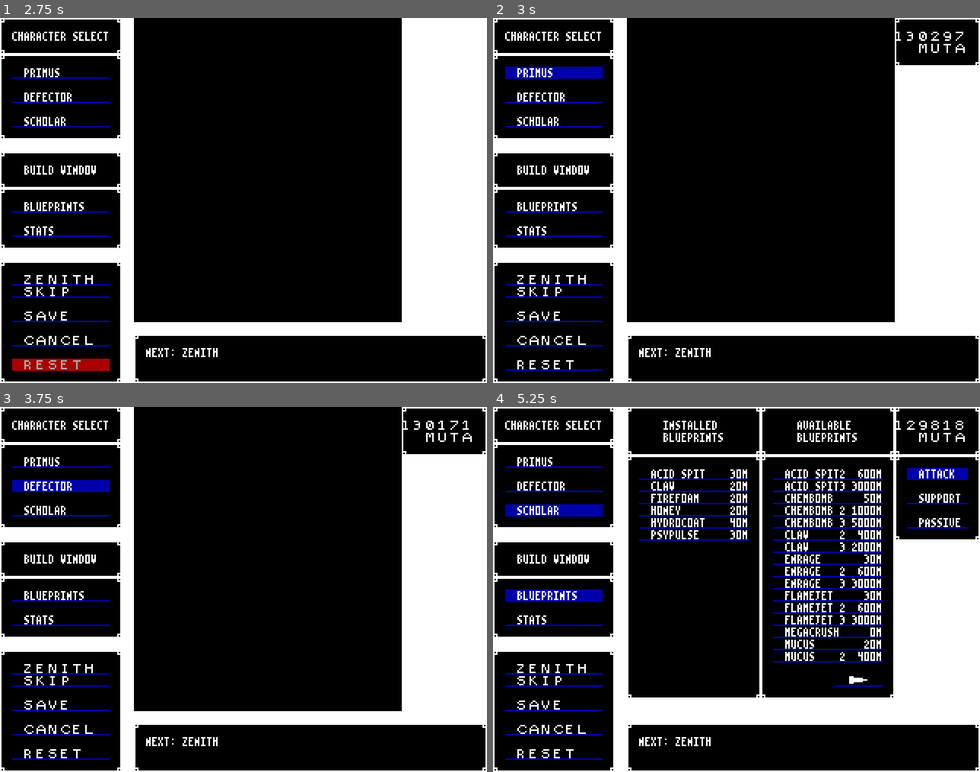
Above: before the commit, frames 1-4 (two rows, left to right).
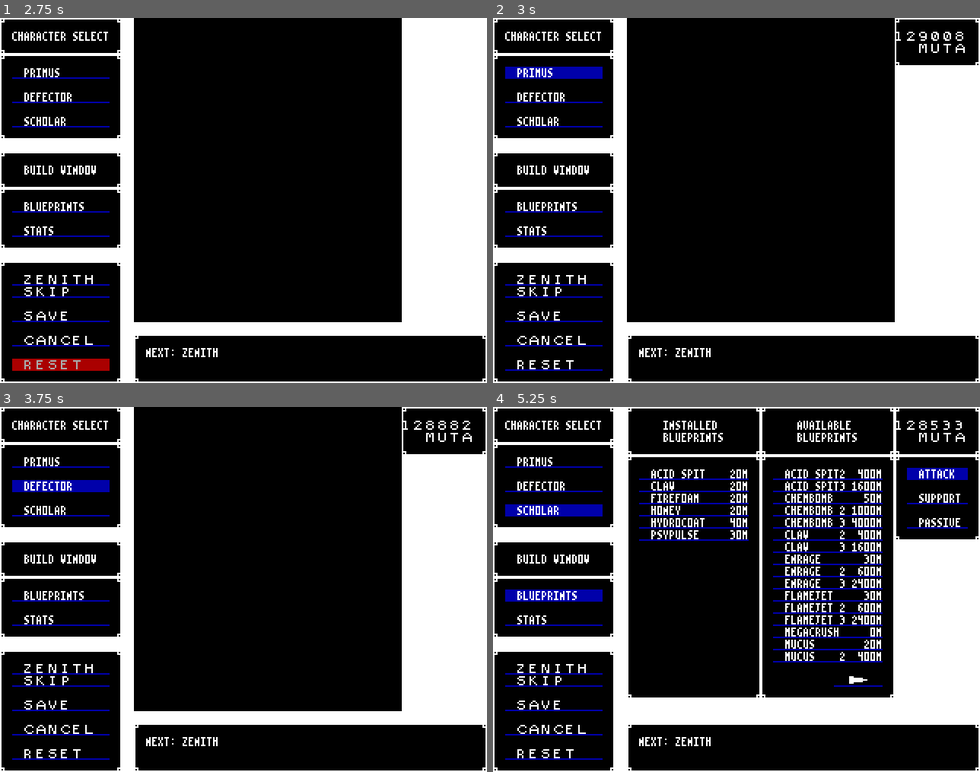
Above: after the commit, the same moments.

Repository: BeamBrain1/Morphose
Game: Godot game, scene res://Scenes/Global/root.tscn
Two runs of this game, one before a commit and one after it. Both use one fixed random seed, a clock stepped at 60 frames per second and the inputs below.
Inputs:
- Up to frame 1 (2.75 s): click "ZENITH" at 0.5 s; click "SKIP" at 1.25 s; click "SKIP" at 2 s
- Up to frame 2 (3 s): click "PRIMUS" at 2.75 s
- Up to frame 3 (3.75 s): click "DEFECTOR" at 3.5 s
- Up to frame 4 (5.25 s): click "SCHOLAR" at 4.25 s; click "BLUEPRINTS" at 5 s

Frame 1 is identical in both runs. In frame 2, less than 0.1% of the frame differs, in the area x 85-97%, y 3-7%; in frame 3, less than 0.1%; in frame 4, 0.2%, in the area x 48-97%, y 3-60%.
Error in both runs: Out of bounds get index '73' (on base: 'Array[Array]') (res://Scenes/Global/Tables/EncounterTable.gd:104)

Commit message:
daily update

Diff:
--- a/Scenes/Battle/Combatant.gd
+++ b/Scenes/Battle/Combatant.gd
@@ -667,3 +667,17 @@
 			return bp.tier
 	push_error(name + " passive blueprint not found: " + bp_name)
 	return -1
+
+
+# Returns sum of value of character's buffs, positive and negative
+func sumOfBuffs() -> int:
+	return regen_stacks + sharpened_stacks + hardened_stacks + keen_stacks + energized_stacks + focused_stacks
+
+
+# Returns value of biggest debuff
+func biggestDebuff() -> int:
+	var result: int = 0
+	for stacks in [regen_stacks, sharpened_stacks, hardened_stacks, keen_stacks, energized_stacks, focused_stacks]:
+		if stacks < result:
+			result = stacks
+	return abs(result)
--- a/Scenes/Battle/EnemyCombatant.gd
+++ b/Scenes/Battle/EnemyCombatant.gd
@@ -135,7 +135,12 @@
 	elif ai_sequence % 2 == 1:	# Use a strong blueprint
 		var action_list: Array = []
 		for blueprint in getPossibleBlueprintActions():
-			if blueprint.isZenithBlueprint():
+			if blueprint.base_display_name.matchn("Perfect"):
+				if biggestDebuff() >= 5:					# Only use Perfect if buff balance falls below a certain point
+					return blueprint
+				if sumOfBuffs() < 3:		# Add it to move pool if buff balance falls below a certain point
+					action_list.append(blueprint)
+			elif blueprint.isZenithBlueprint():
 				action_list.append(blueprint)
 		return action_list[randi() % action_list.size()]
 	else:						# Use a regular blueprint
--- a/Scenes/Controllers/ControllerBattle.gd
+++ b/Scenes/Controllers/ControllerBattle.gd
@@ -7,7 +7,7 @@
 const MIN_ACCURACY: int = 1
 const MAX_ACCURACY: int = 99
 const MIN_CRIT: int = 1
-const MAX_CRIT: int = 99
+const MAX_CRIT: int = 50
 
 var current_actor
 var selected_action: Combatant.ACTION
--- a/Scenes/Global/Constructs/Blueprint.gd
+++ b/Scenes/Global/Constructs/Blueprint.gd
@@ -19,7 +19,7 @@
 var special: String = ""		# Used to assign additional one-off capabilities
 
 const BIO_COST_T2_MULT: int = 20
-const BIO_COST_T3_MULT: int = BIO_COST_T2_MULT * 5
+const BIO_COST_T3_MULT: int = BIO_COST_T2_MULT * 4
 const TP_COST_T2_MULT: int = 5
 const TP_COST_T3_MULT: int = TP_COST_T2_MULT*4
 
@@ -46,7 +46,7 @@
 	"F": [20, 20*TP_COST_T2_MULT, 20*TP_COST_T3_MULT],
 	"G": [24, 24*TP_COST_T2_MULT, 24*TP_COST_T3_MULT],
 	"Z1": [30, 30, 30],
-	"Z2": [500, 500, 500],
+	"Z2": [600, 600, 600],
 }
 
 func getDialogDisplayName() -> String:
--- a/Scenes/Global/Tables/EnemyTable.gd
+++ b/Scenes/Global/Tables/EnemyTable.gd
@@ -478,7 +478,7 @@
 
 	current_enemy = EnemyType.new()
 	current_enemy.name = "Zenith"
-	current_enemy.hp = 8000
+	current_enemy.hp = 4095
 	current_enemy.tech_points = 1200
 	current_enemy.attack = 200
 	current_enemy.defense = 200
@@ -500,18 +500,19 @@
 	current_enemy.installBlueprintByNameAndTier("Perfect", 1)
 	current_enemy.installBlueprintByNameAndTier("Molt", 3)
 	current_enemy.installBlueprintByNameAndTier("Hydrocoat", 3)
+	current_enemy.installBlueprintByNameAndTier("1stStrike", 1)
 	current_enemy.gives_bio_energy = false
 	current_enemy.support_priority = 1
 	addEnemyToTable(current_enemy)
 
 	current_enemy = EnemyType.new()
 	current_enemy.name = "Z-Spawn"
-	current_enemy.hp = 600
+	current_enemy.hp = 400
 	current_enemy.tech_points = 500
-	current_enemy.attack = 130
-	current_enemy.defense = 130
-	current_enemy.senses = 130
-	current_enemy.speed = 130
+	current_enemy.attack = 150
+	current_enemy.defense = 80
+	current_enemy.senses = 150
+	current_enemy.speed = 150
 	current_enemy.installBlueprintByNameAndTier("Laser", 3)
 	current_enemy.installBlueprintByNameAndTier("Chaingun", 3)
 	current_enemy.installBlueprintByNameAndTier("Hammer", 3)
Not shown, changed: blueprints.dat
